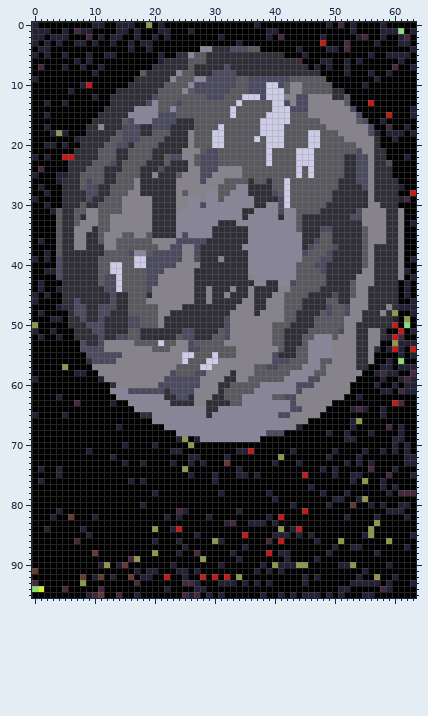
Pixel-art file -- Assets/Planet Cards/Downpour.aseprite. The first picture shows the starting point.
64x96 pixels, 1 frame.
Once edited:
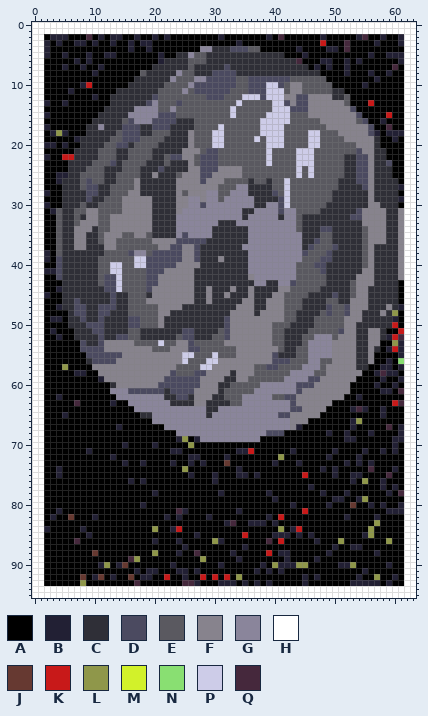
Palette (. is transparent): A #000000  B #222034  C #2f2f37  D #4b4a60  E #5a5960  F #87838d  G #8a859b  H #ffffff  J #663931  K #c81919  L #8f974a  M #d2f12a  N #89df72  P #cdcce8  Q #45283c
Diff:
Changed rows in their new state; - is an unchanged pixel.
Layer "Background":
first column x 0:
 0 HHHHHHHHHHHHHHHHHHHHHHHHHHHHHHHHHHHHHHHHHHHHHHHHHHHHHHHHHHHHHHHH
 1 HHHHHHHHHHHHHHHHHHHHHHHHHHHHHHHHHHHHHHHHHHHHHHHHHHHHHHHHHHHHHHHH
 2 HH------------------------------------------------------------HH
 3 HH------------------------------------------------------------HH
 4 HH------------------------------------------------------------HH
 5 HH------------------------------------------------------------HH
 6 HH------------------------------------------------------------HH
 7 HH------------------------------------------------------------HH
 8 HH------------------------------------------------------------HH
 9 HH------------------------------------------------------------HH
10 HH------------------------------------------------------------HH
11 HH------------------------------------------------------------HH
12 HH------------------------------------------------------------HH
13 HH------------------------------------------------------------HH
14 HH------------------------------------------------------------HH
15 HH------------------------------------------------------------HH
16 HH------------------------------------------------------------HH
17 HH------------------------------------------------------------HH
18 HH------------------------------------------------------------HH
19 HH------------------------------------------------------------HH
20 HH------------------------------------------------------------HH
21 HH------------------------------------------------------------HH
22 HH------------------------------------------------------------HH
23 HH------------------------------------------------------------HH
24 HH------------------------------------------------------------HH
25 HH------------------------------------------------------------HH
26 HH------------------------------------------------------------HH
27 HH------------------------------------------------------------HH
28 HH------------------------------------------------------------HH
29 HH------------------------------------------------------------HH
30 HH------------------------------------------------------------HH
31 HH------------------------------------------------------------HH
32 HH------------------------------------------------------------HH
33 HH------------------------------------------------------------HH
34 HH------------------------------------------------------------HH
35 HH------------------------------------------------------------HH
36 HH------------------------------------------------------------HH
37 HH------------------------------------------------------------HH
38 HH------------------------------------------------------------HH
39 HH------------------------------------------------------------HH
40 HH------------------------------------------------------------HH
41 HH------------------------------------------------------------HH
42 HH------------------------------------------------------------HH
43 HH------------------------------------------------------------HH
44 HH------------------------------------------------------------HH
45 HH------------------------------------------------------------HH
46 HH------------------------------------------------------------HH
47 HH------------------------------------------------------------HH
48 HH------------------------------------------------------------HH
49 HH------------------------------------------------------------HH
50 HH------------------------------------------------------------HH
51 HH------------------------------------------------------------HH
52 HH------------------------------------------------------------HH
53 HH------------------------------------------------------------HH
54 HH------------------------------------------------------------HH
55 HH------------------------------------------------------------HH
56 HH------------------------------------------------------------HH
57 HH------------------------------------------------------------HH
58 HH------------------------------------------------------------HH
59 HH------------------------------------------------------------HH
60 HH------------------------------------------------------------HH
61 HH------------------------------------------------------------HH
62 HH------------------------------------------------------------HH
63 HH------------------------------------------------------------HH
64 HH------------------------------------------------------------HH
65 HH------------------------------------------------------------HH
66 HH------------------------------------------------------------HH
67 HH------------------------------------------------------------HH
68 HH------------------------------------------------------------HH
69 HH------------------------------------------------------------HH
70 HH------------------------------------------------------------HH
71 HH------------------------------------------------------------HH
72 HH------------------------------------------------------------HH
73 HH------------------------------------------------------------HH
74 HH------------------------------------------------------------HH
75 HH------------------------------------------------------------HH
76 HH------------------------------------------------------------HH
77 HH------------------------------------------------------------HH
78 HH------------------------------------------------------------HH
79 HH------------------------------------------------------------HH
80 HH------------------------------------------------------------HH
81 HH------------------------------------------------------------HH
82 HH------------------------------------------------------------HH
83 HH------------------------------------------------------------HH
84 HH------------------------------------------------------------HH
85 HH------------------------------------------------------------HH
86 HH------------------------------------------------------------HH
87 HH------------------------------------------------------------HH
88 HH------------------------------------------------------------HH
89 HH------------------------------------------------------------HH
90 HH------------------------------------------------------------HH
91 HH------------------------------------------------------------HH
92 HH------------------------------------------------------------HH
93 HH------------------------------------------------------------HH
94 HHHHHHHHHHHHHHHHHHHHHHHHHHHHHHHHHHHHHHHHHHHHHHHHHHHHHHHHHHHHHHHH
95 HHHHHHHHHHHHHHHHHHHHHHHHHHHHHHHHHHHHHHHHHHHHHHHHHHHHHHHHHHHHHHHH
